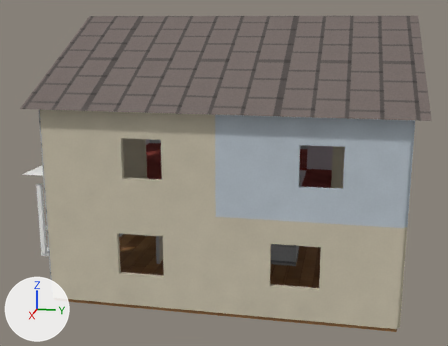
One commit to the glTF model godot_project/assets/editor_assets/house1.glb: the scene before it, then after it.
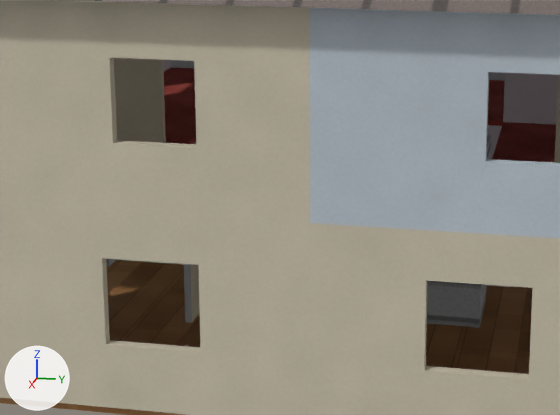
Old and new are each drawn whole from a camera (50 mm lens) standing at (19.85, 3.28, 7.76) and looking at (0.21, -0.65, 2.85) and again close up on the part from 15% to 75% of the width and 32% to 89% of the height. Every picture has the same lights, and +X, +Y and +Z are marked at lower left. The first two pictures are the older version. Where no turn or scale is listed for an object, it has been applied to the vertices. Vertices at exactly the same position are counted once.

Objects in the first close-up: 'house1_247_structure-col'.
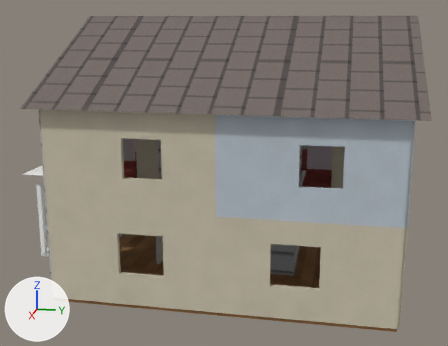
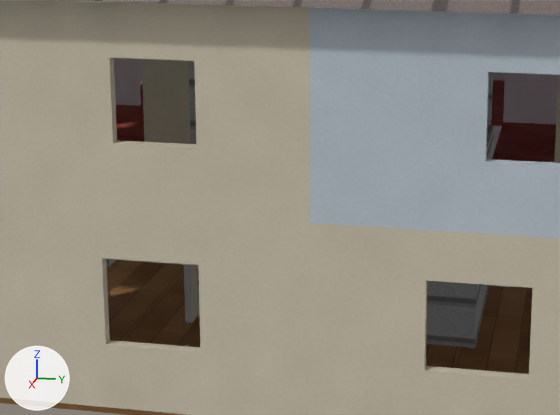
The change, as a list of edits to the scene's bpy script:
```text
Change me_house1_247_back_col:
    where me_house1_247_back_col.from_pydata(...)  # 844 vertices, 1662 faces; spans x -4.9..4.9, y -11.8..0.4, z -0.12..7.9
    used by ob_house1_247_structure_col; location = (0.0, 4.8, 0.0)
    me_house1_247_back_col part 1: the loose piece of 8 vertices spanning x -0.41..-0.3, y -7.2..-3.0, z 0.0..5.5 is moved by (-0.8, 0.0, 0.0)
    me_house1_247_back_col part 2: the loose piece of 8 vertices spanning x 0.7..0.81, y -7.2..-3.0, z 0.0..5.5 is moved by (0.8, 0.0, 0.0)
    me_house1_247_back_col part 3: the loose piece of 8 vertices spanning x -0.43..0.82, y -7.25..-7.15, z 2.75..5.5 is scaled about its middle by (2.28, 1, 1)
    me_house1_247_back_col part 4: the loose piece of 8 vertices spanning x -0.43..0.82, y -3.05..-2.95, z 0.0..2.75 is scaled about its middle by (2.28, 1, 1)
    me_house1_247_back_col part 5: 12 of 844 vertices moved; they spanned x 1.45..1.55, y -7.7..-6.7, z 2.75..5.5 and now span x 1.45..1.55, y -9.0..-8.0, z 2.75..5.5; mean shift (0.0, -1.3, 0.0); largest move (1.45, -7.7, 2.75) -> (1.45, -9.0, 2.75)
```

Boxes (x1, y1, x2, y2) around the edits, measured in the close-ups (560 x 415 px; the box of a moved part takes in the faces that stretch with it):
part 1 of me_house1_247_back_col, moved or reshaped (mostly hidden): before (487, 93, 489, 135); after (488, 72, 493, 125)
part 2 of me_house1_247_back_col, moved or reshaped: before (427, 281, 474, 327); after (197, 265, 469, 347)
part 3 of me_house1_247_back_col, moved or reshaped (not visible before): after (189, 61, 196, 144)
part 4 of me_house1_247_back_col, moved or reshaped: before (473, 135, 491, 328); after (468, 125, 494, 348)
part 5 of me_house1_247_back_col, moved or reshaped: before (114, 58, 166, 143); after (142, 59, 191, 144)
